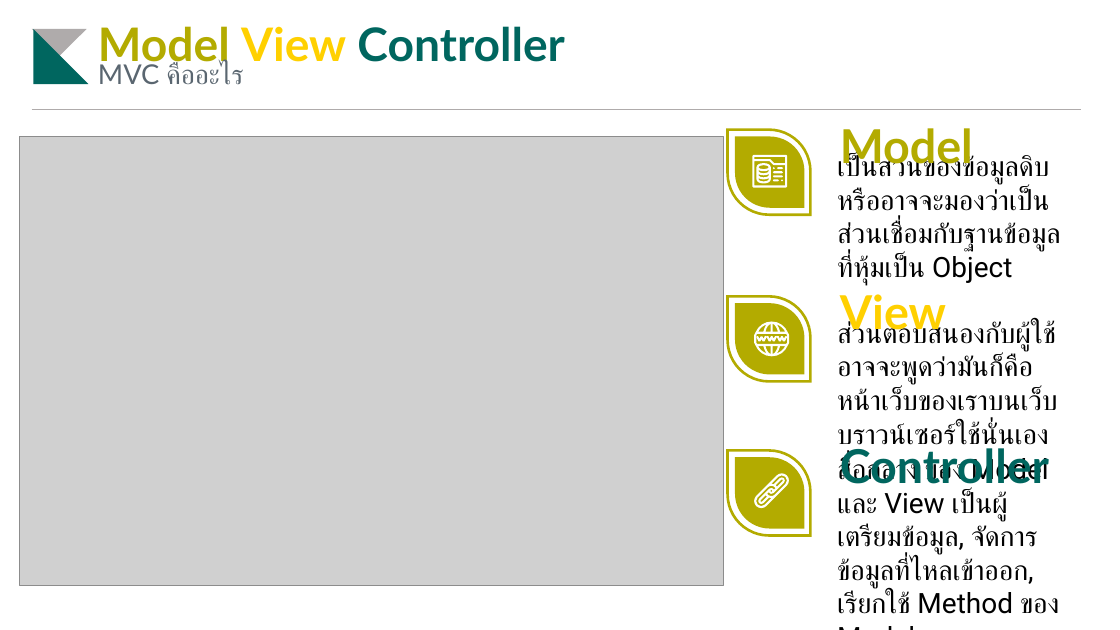
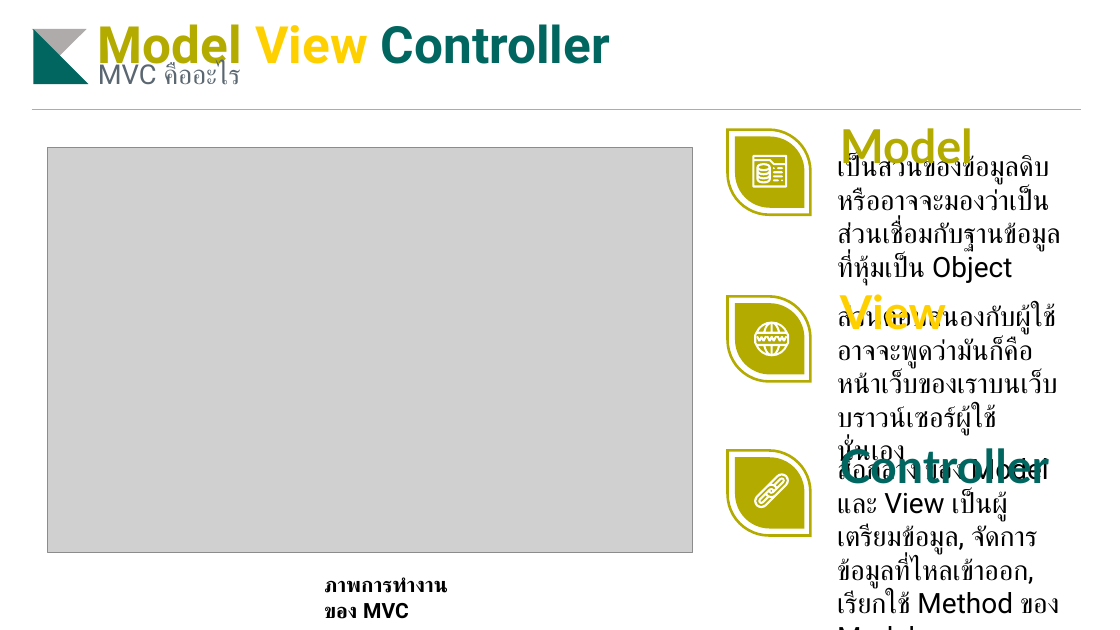
Before and after one commit to Somnuek124/Internship, a slide deck: slide 3 of LARAVEL FRAMEWORK Present.pptx. Drawn at 1120x630 pixels with LibreOffice and Linux fonts; fonts in the diff are those of the drawing; grey boxes stand for pictures. Boxes give left, top, right and bottom in pixels: in the first picture for what was removed or moved away, otherwise in the second. Text is boxed around its words. In the diff, an @@ line names an element or a change of style, - is before the commit and + after.

```diff
--- a/LARAVEL FRAMEWORK Present.pptx
+++ b/LARAVEL FRAMEWORK Present.pptx
@@ title "Model View Controller" at [98,24,610,76]: size 39.6 to 44 pt, font Lato to Roboto @@
@@ text "MVC คืออะไร" at [98,59,241,85]: font Lato to Roboto @@
@@ picture: place and size @@
-picture at [20,136,724,585]
+picture at [48,148,693,553]
@@ text at [837,304,1057,469]: text changed @@
-ส่วนตอบสนองกับผู้ใช้ อาจจะพูดว่ามันก็คือหน้าเว็บของเราบนเว็บบราวน์เซอร์ใช้นั่นเอง
+ส่วนตอบสนองกับผู้ใช้ อาจจะพูดว่ามันก็คือหน้าเว็บของเราบนเว็บบราวน์เซอร์ผู้ใช้นั่นเอง
@@ text added at [324,577,448,619], 18 pt, text #000000, bold @@
+ภาพการทำงานของ MVC
```
Also in this commit, not shown: 20 other slides changed, 2 slides added, 2 other files.
